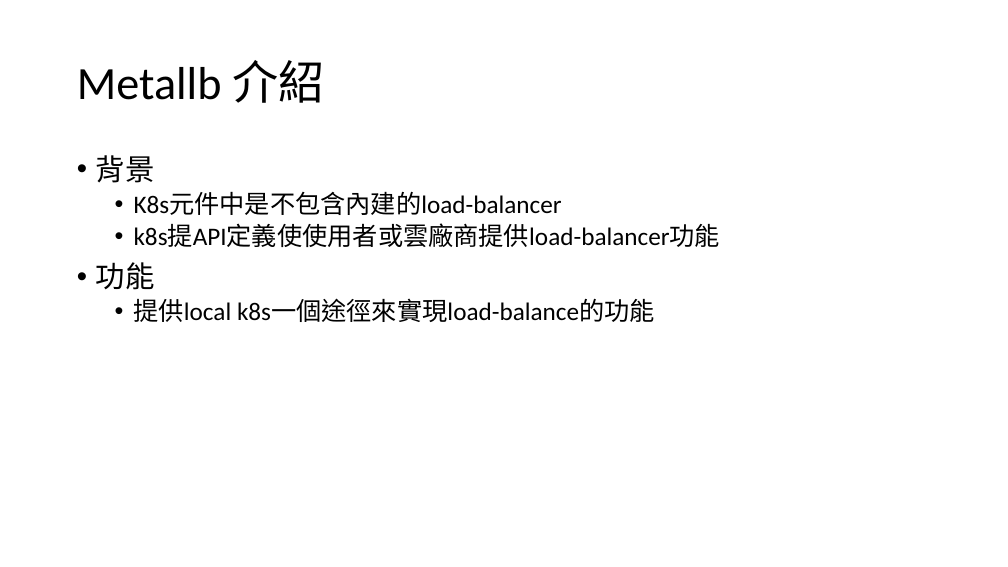
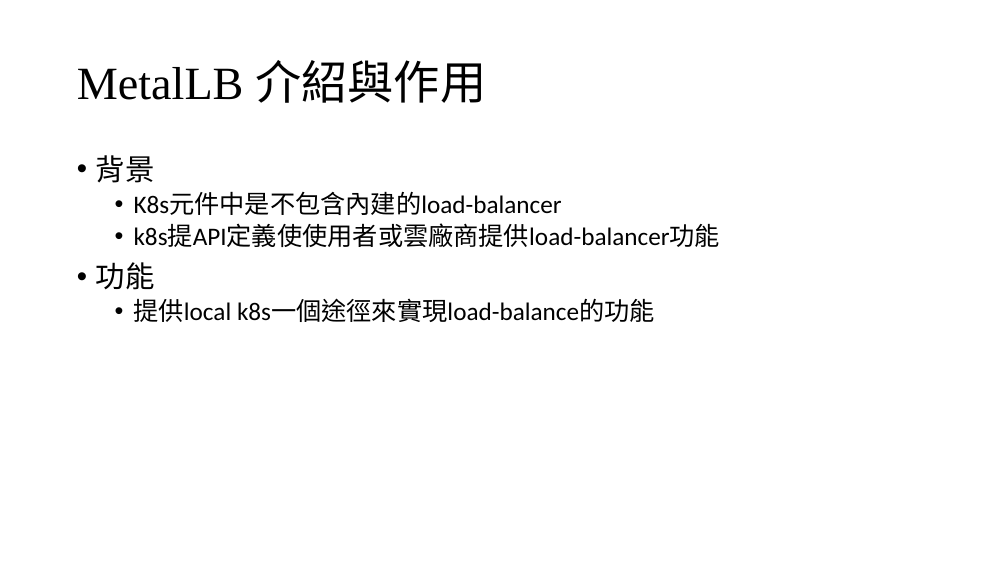
Before and after one commit to 0yukali0/k8sInkind, a slide deck: slide 12 of 110雲端運算研一k8s體驗.pptx (slide 7 before the commit). Drawn at 1008x567 pixels with LibreOffice and Linux fonts; fonts in the diff are those of the drawing. Boxes give left, top, right and bottom in pixels: in the first picture for what was removed or moved away, otherwise in the second. Text is boxed around its words. In the diff, an @@ line names an element or a change of style, - is before the commit and + after.

```diff
--- a/110雲端運算研一k8s體驗.pptx
+++ b/110雲端運算研一k8s體驗.pptx
@@ title at [77,60,486,103]: text changed; font Calibri to Times New Roman @@
-Metallb 介紹
+MetalLB 介紹與作用
```
Also in this commit, not shown: 4 other slides changed, 16 slides added, 6 slides removed, 11 other files.
